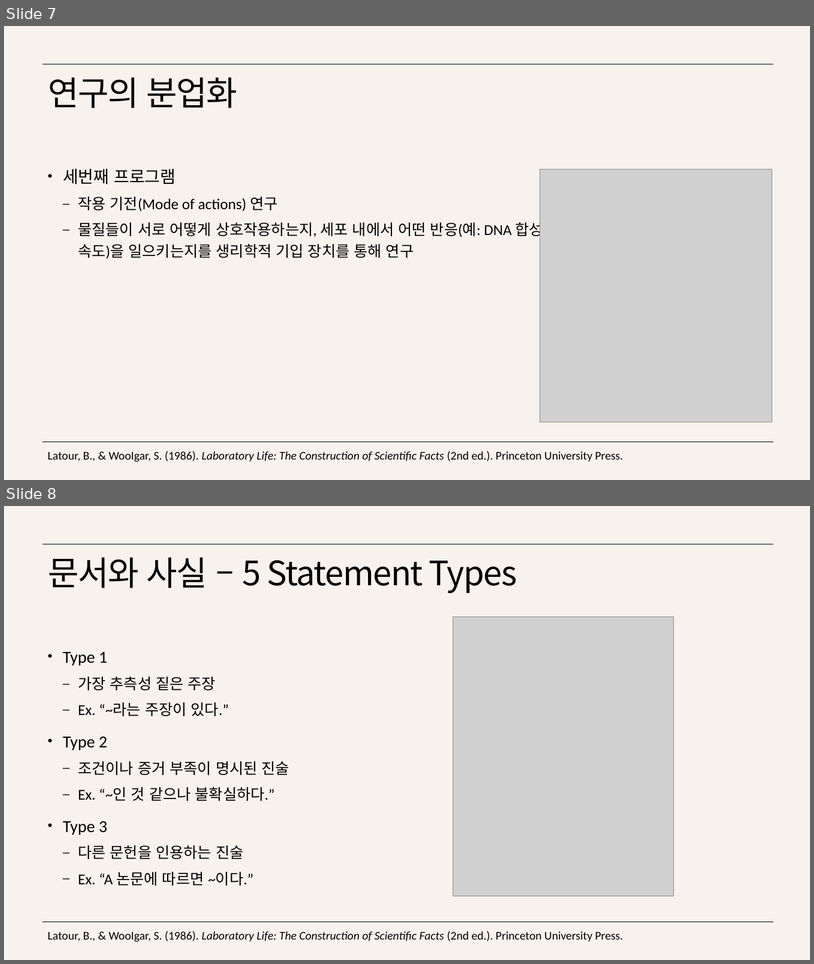
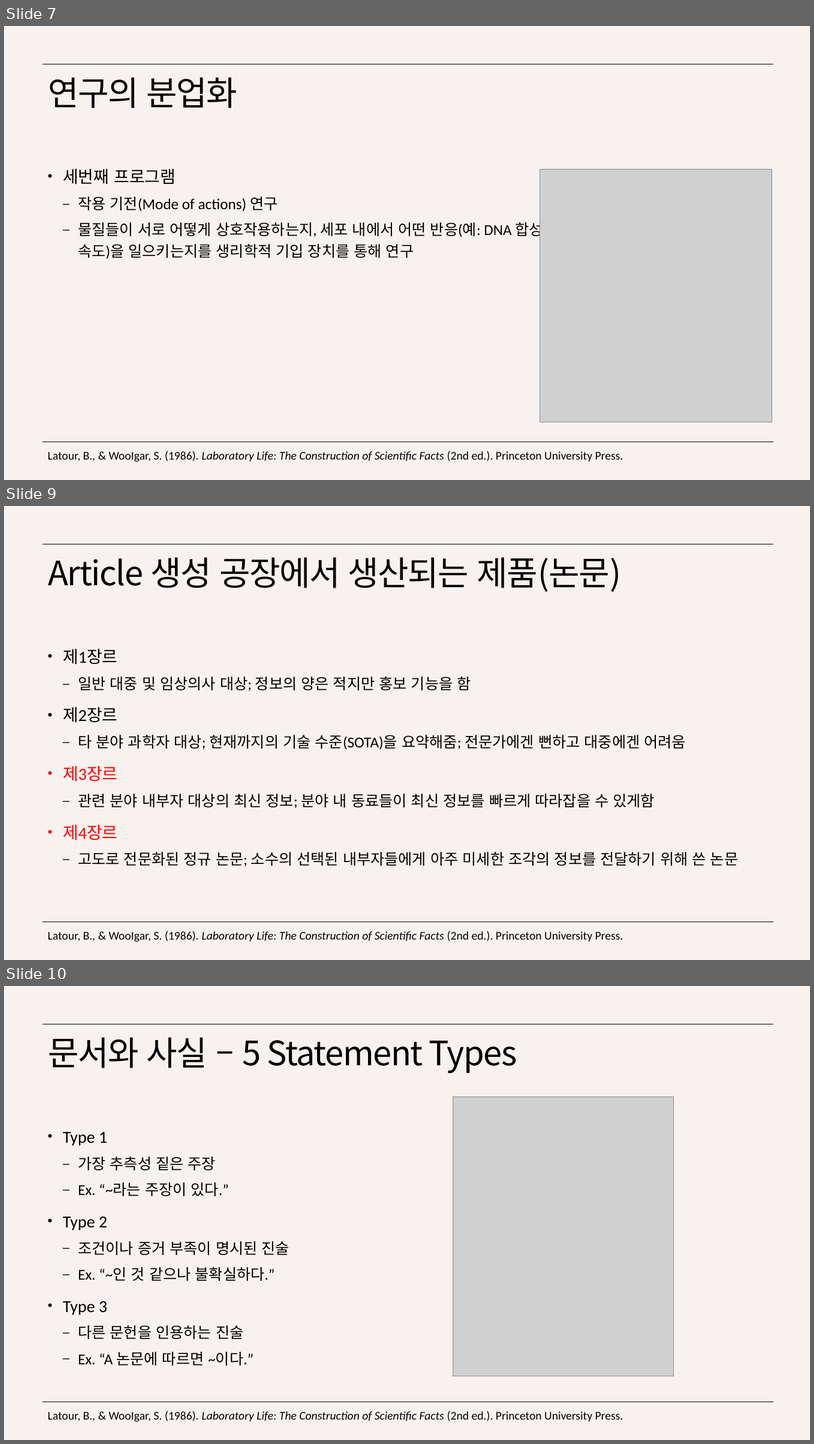
Before and after one commit to SongJongbeen/26-1, a slide deck: sos672/wk11_0514/발제/11주차 발제.pptx. Shown one above the other, each under a label of ours: slides 7 and 8 before the commit, slides 7, 9 and 10 after it; the slides between them are not shown. The pictures are 814x964 and 814x1444 pixels, drawn with LibreOffice and Linux fonts; fonts in the diff are those of the drawing; grey boxes stand for pictures. Boxes give left, top, right and bottom in pixels: in the first picture for what was removed or moved away, otherwise in the second. Text is boxed around its words. In the diff, an @@ line names an element or a change of style, - is before the commit and + after.

```diff
--- a/sos672/wk11_0514/발제/11주차 발제.pptx
+++ b/sos672/wk11_0514/발제/11주차 발제.pptx
@@ slide 9 added at <box>4,506,810,960</box>, background #F7F2EE; not listed: 2 template elements that a slide beside it also shows @@
@@ title added at <box>48,557,621,592</box>, 40 pt, text #000000 @@
+Article 생성 공장에서 생산되는 제품(논문)
@@ text added at <box>63,648,738,866</box>, 18 pt, text #000000 @@
+• 제1장르
+  – 일반 대중 및 임상의사 대상; 정보의 양은 적지만 홍보 기능을 함
+• 제2장르
+  – 타 분야 과학자 대상; 현재까지의 기술 수준(SOTA)을 요약해줌; 전문가에겐 뻔하고 대중에겐 어려움
+• 제3장르
+  – 관련 분야 내부자 대상의 최신 정보; 분야 내 동료들이 최신 정보를 빠르게 따라잡을 수 있게함
+• 제4장르
+  – 고도로 전문화된 정규 논문; 소수의 선택된 내부자들에게 아주 미세한 조각의 정보를 전달하기 위해 쓴 논문
@@ text added at <box>48,931,624,942</box>, 14 pt, text #000000 @@
+Latour, B., & WooIgar, S. (1986). Laboratory Life: The Construction of Scientific Facts (2nd ed.). Princeton University Press.
@@ what was slide 8 is now slide 10 @@
```
Also in this commit, not shown: 2 slides changed, 2 other slides added, 3 other files.
